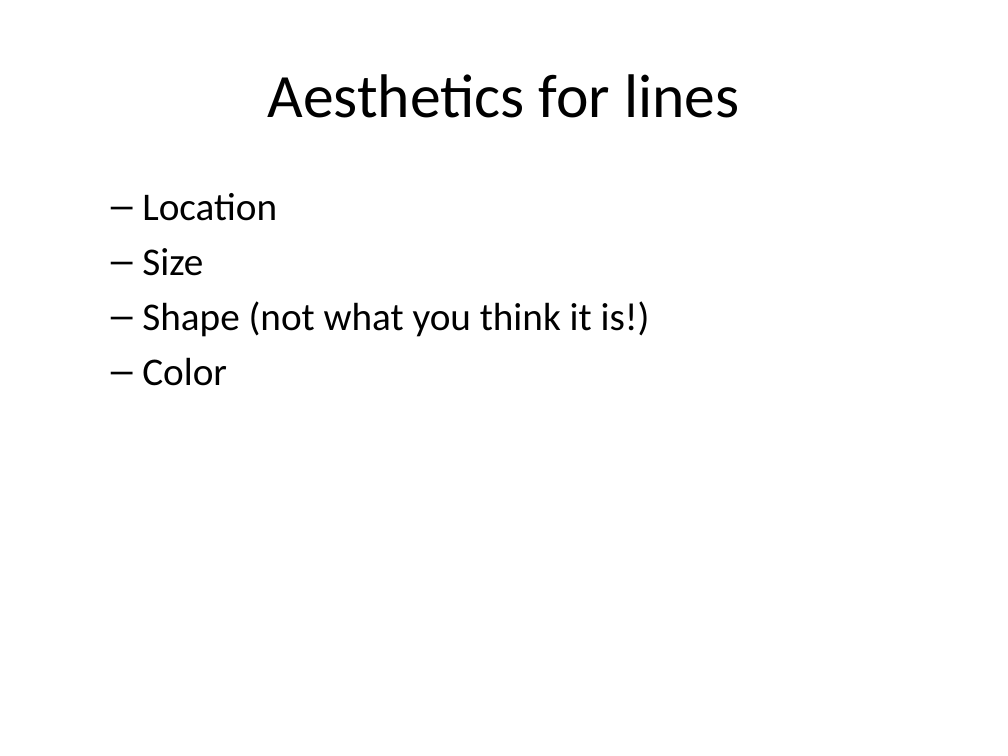
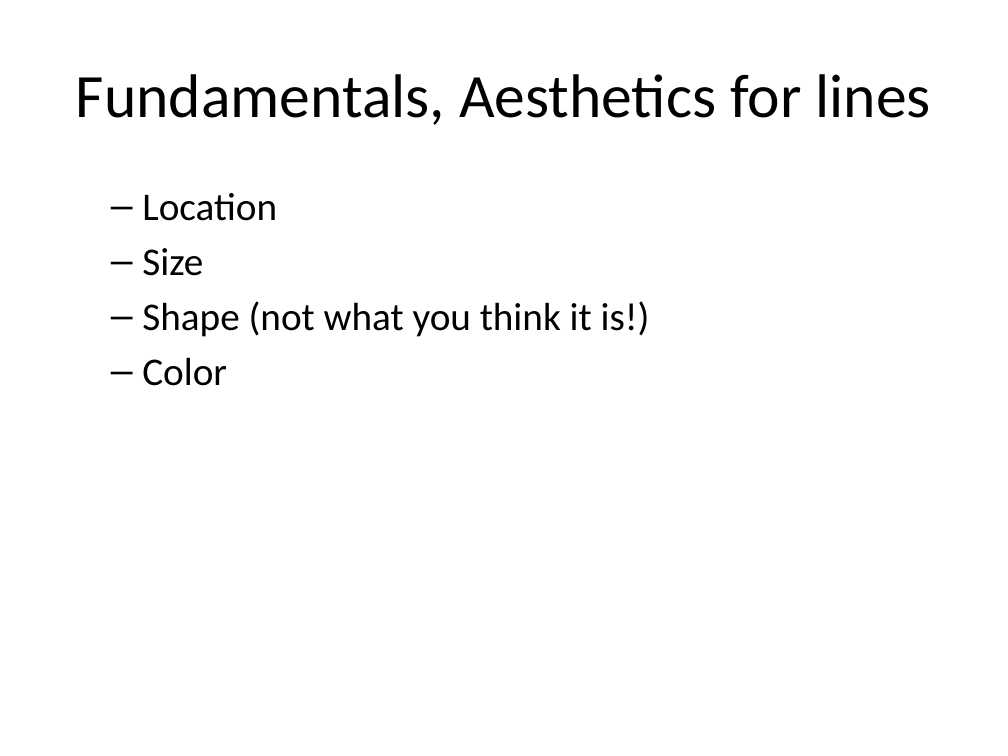
Before and after one commit to pmean/data-visualization, a slide deck: slide 2 of data-viz-03/component/fundamentals.pptx. Drawn at 1008x756 pixels with LibreOffice and Linux fonts; fonts in the diff are those of the drawing. Boxes give left, top, right and bottom in pixels: in the first picture for what was removed or moved away, otherwise in the second. Text is boxed around its words. In the diff, an @@ line names an element or a change of style, - is before the commit and + after.

```diff
--- a/data-viz-03/component/fundamentals.pptx
+++ b/data-viz-03/component/fundamentals.pptx
@@ title at (76,74,931,125): text changed @@
-Aesthetics for lines
+Fundamentals, Aesthetics for lines
```
Also in this commit, not shown: 16 other slides changed, 3 slides added, 8 other files.
